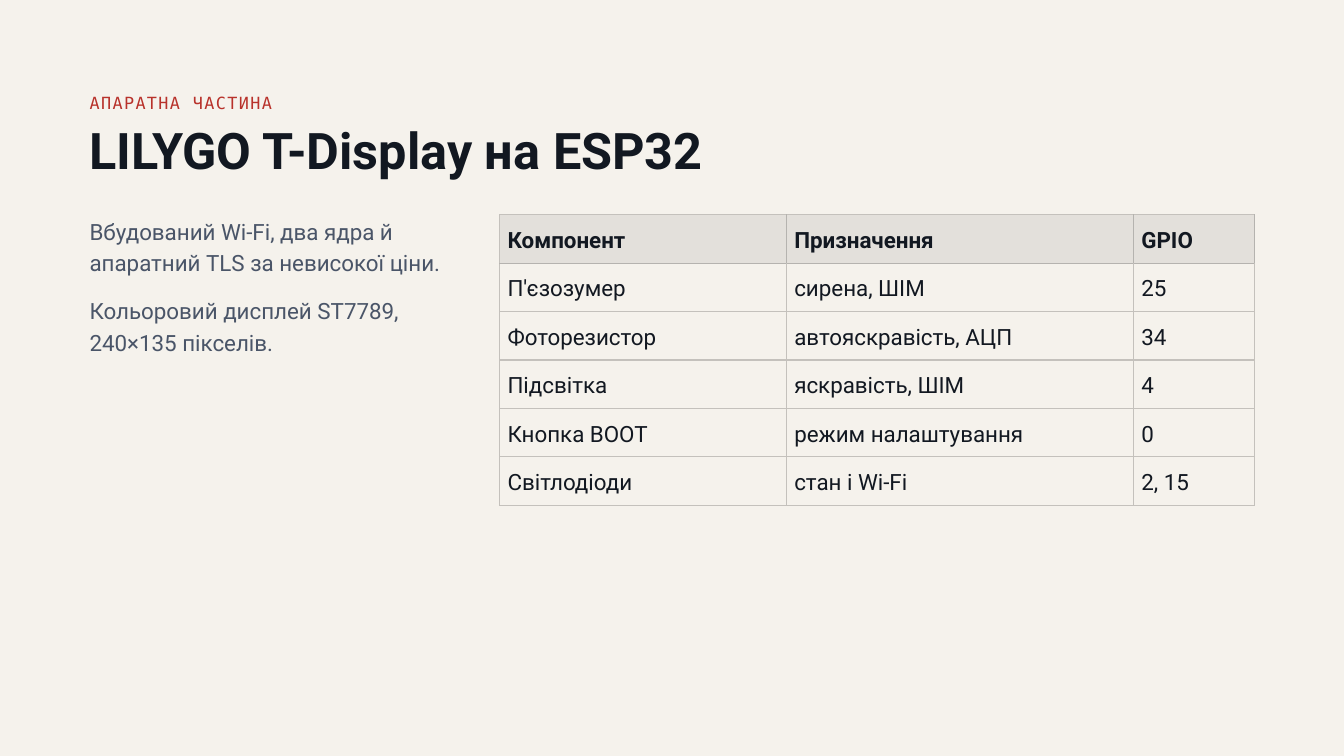
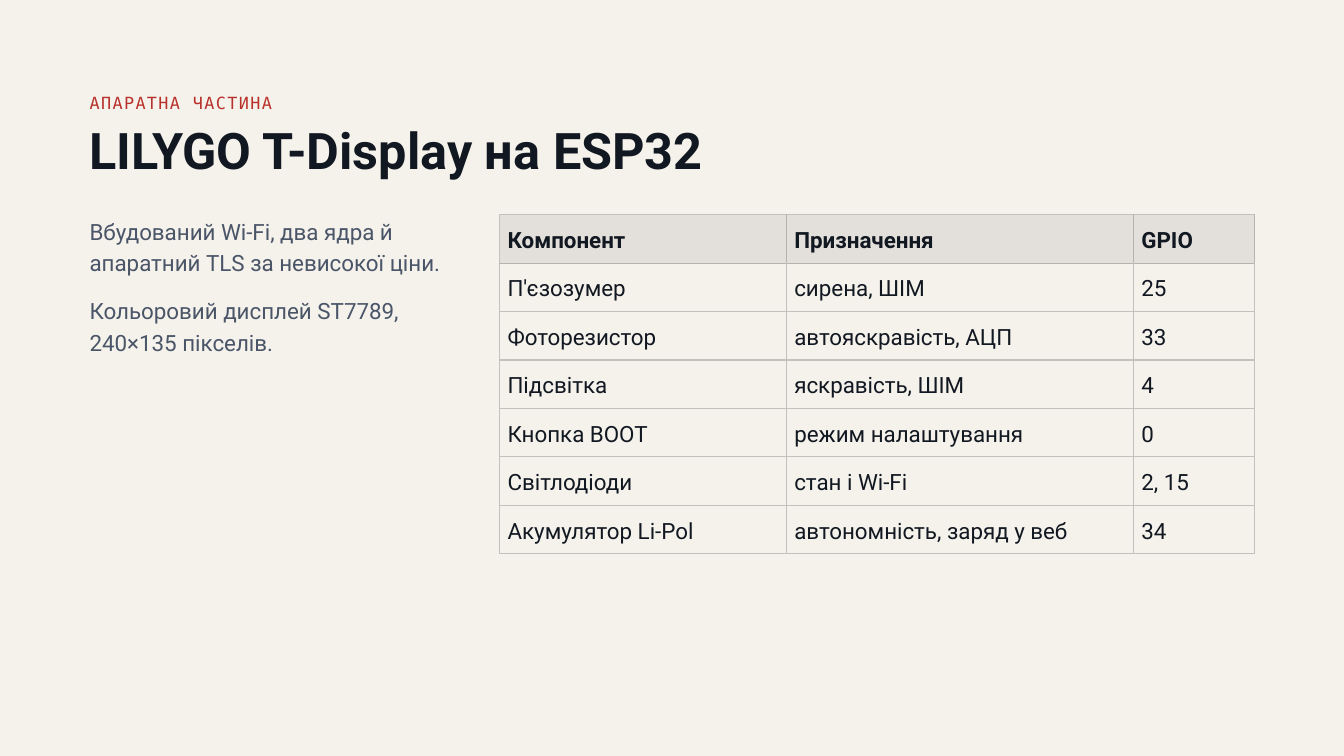
Before and after one commit to tepasha/alertinua, a slide deck: slide 4 of docs/project presentation.pptx. Drawn at 1344x756 pixels with LibreOffice and Linux fonts; fonts in the diff are those of the drawing. Boxes give left, top, right and bottom in pixels: in the first picture for what was removed or moved away, otherwise in the second. Text is boxed around its words. In the diff, an @@ line names an element or a change of style, - is before the commit and + after.

```diff
--- a/docs/project presentation.pptx
+++ b/docs/project presentation.pptx
@@ table at [500, 215, 1254, 554] @@
-row 3, column 3: 34
+row 3, column 3: 33
+row 7: Акумулятор Li-Pol | автономність, заряд у веб | 34
```
Also in this commit, not shown: 1 other slide changed, 1 slide added, 25 other files.
